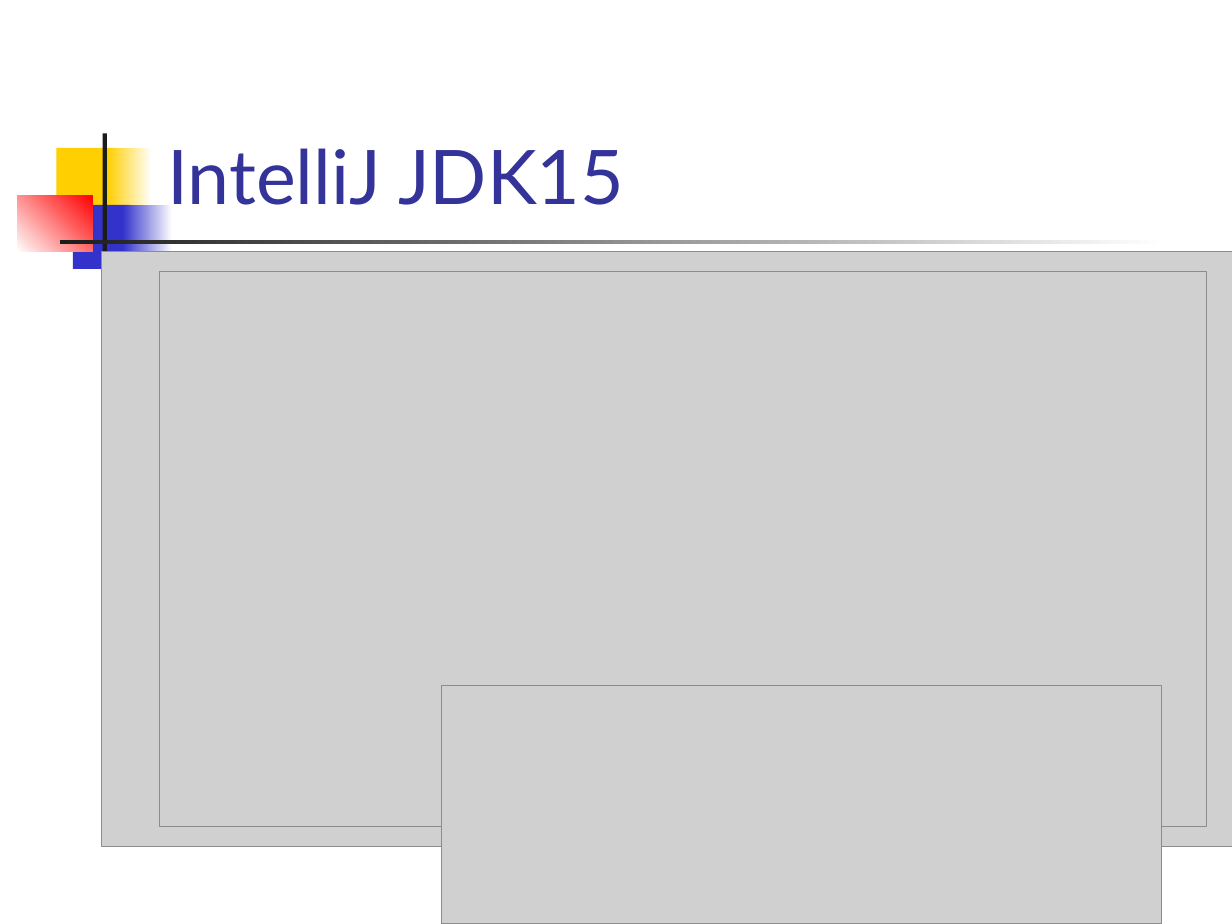
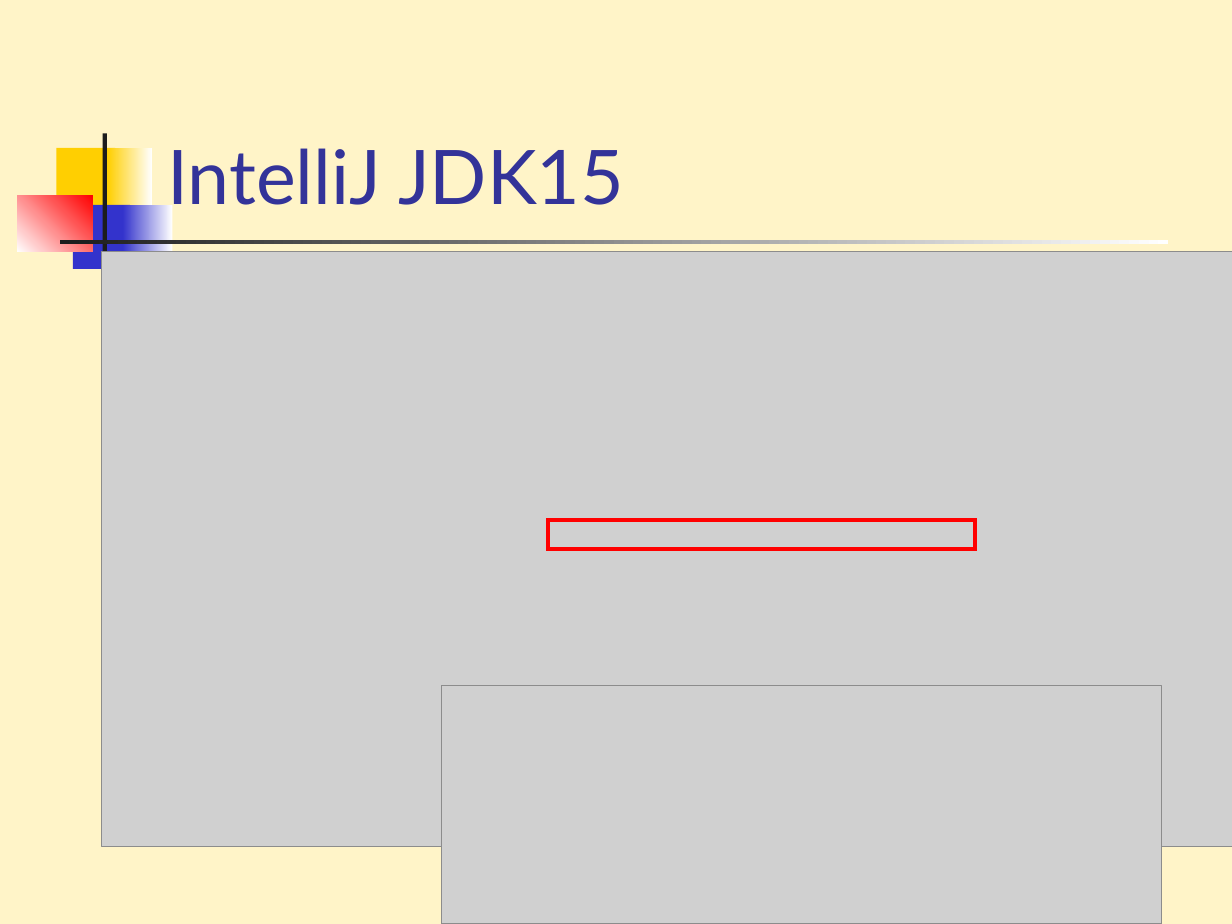
Before and after one commit to Programovanie4/Prednasky, a slide deck: slide 20 of 03/03_java.ppt (slide 21 before the commit). Drawn at 1232x924 pixels with LibreOffice and Linux fonts; fonts in the diff are those of the drawing; grey boxes stand for pictures. Boxes give left, top, right and bottom in pixels: in the first picture for what was removed or moved away, otherwise in the second. Text is boxed around its words. In the diff, an @@ line names an element or a change of style, - is before the commit and + after.

```diff
--- a/03/03_java.ppt
+++ b/03/03_java.ppt
@@ background #FFFFFF to #FFF4C8 @@
@@ picture removed at box(159, 272, 1206, 827) @@
@@ rectangle added at box(548, 520, 976, 549), outline #FF0000 2.01 pt @@
```
Also in this commit, not shown: 3 other slides changed, 1 slide added, 1 other file.
